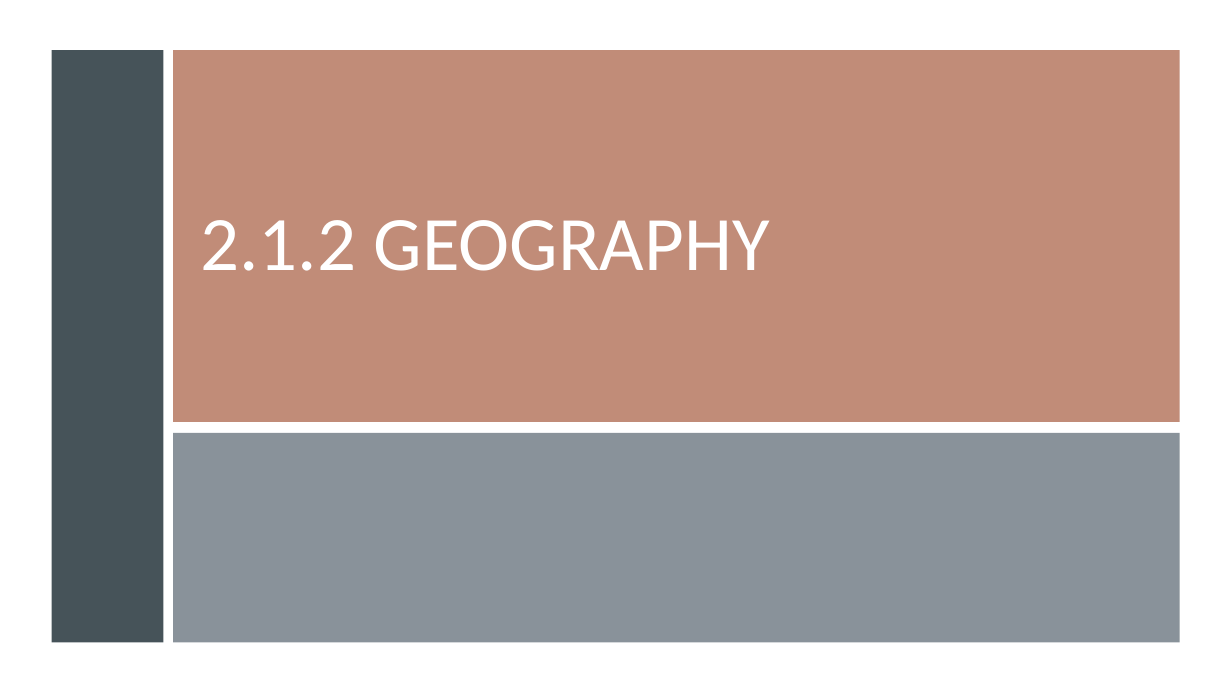
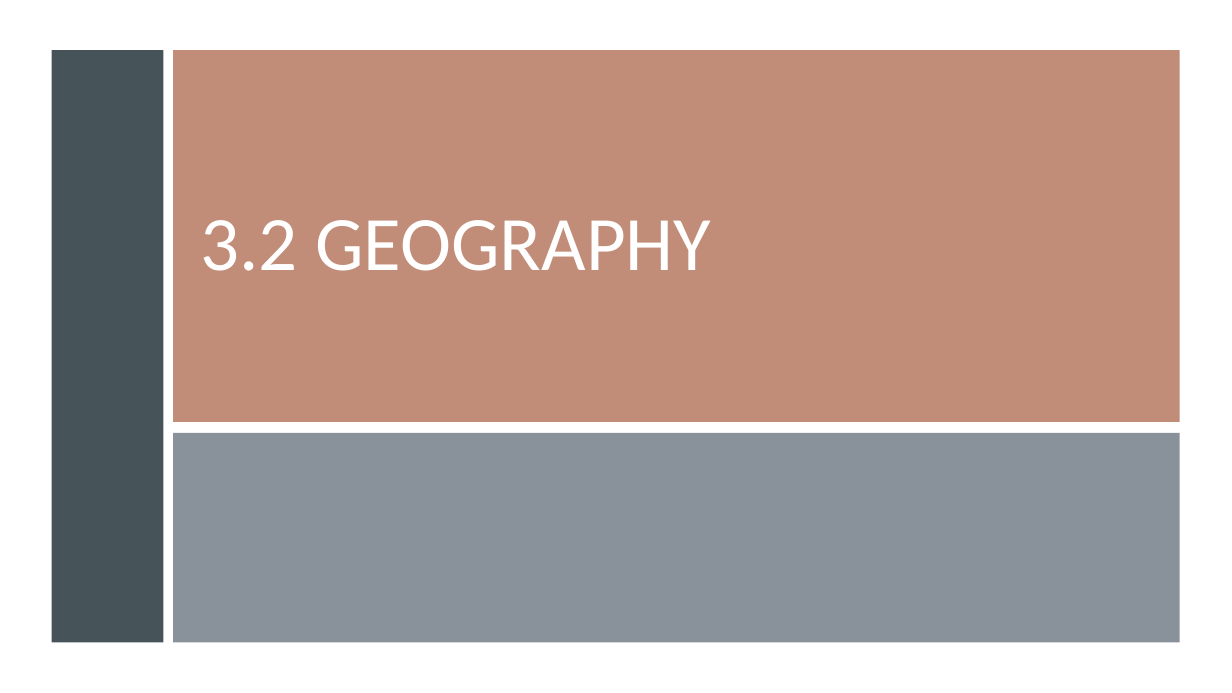
Before and after one commit to gisynw/ssj-376, a slide deck: slide 17 of docs/Lectures/Week03/Week03_SpatialData.pptx. Drawn at 1232x693 pixels with LibreOffice and Linux fonts; fonts in the diff are those of the drawing. Boxes give left, top, right and bottom in pixels: in the first picture for what was removed or moved away, otherwise in the second. Text is boxed around its words. In the diff, an @@ line names an element or a change of style, - is before the commit and + after.

```diff
--- a/docs/Lectures/Week03/Week03_SpatialData.pptx
+++ b/docs/Lectures/Week03/Week03_SpatialData.pptx
@@ title at (x1=201, y1=220, x2=711, y2=271): text changed @@
-2.1.2 GEOGRAPHY
+3.2 GEOGRAPHY
```
Also in this commit, not shown: 17 other slides changed, 17 slides added, 5 slides removed, 7 other files.
